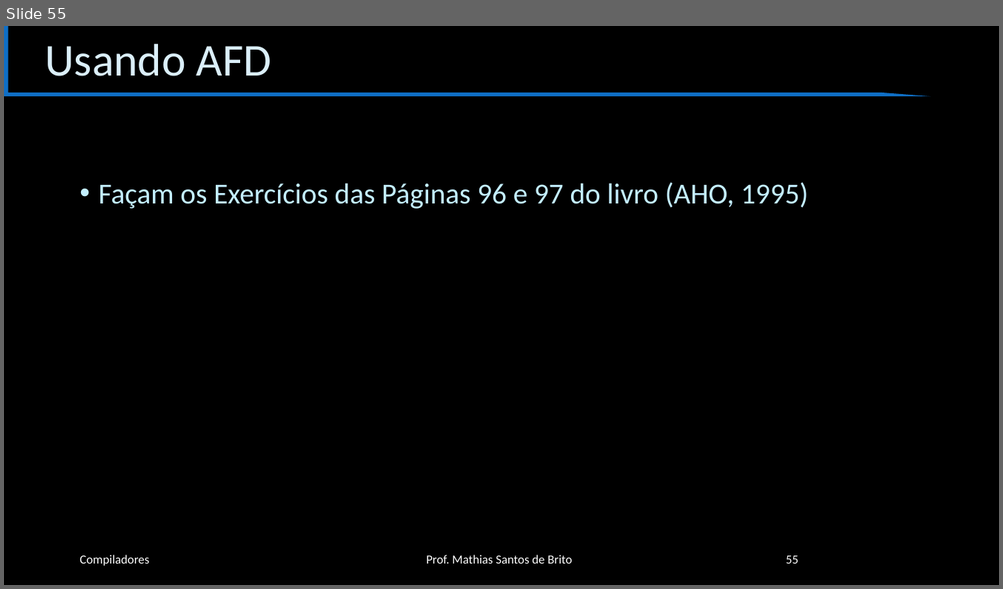
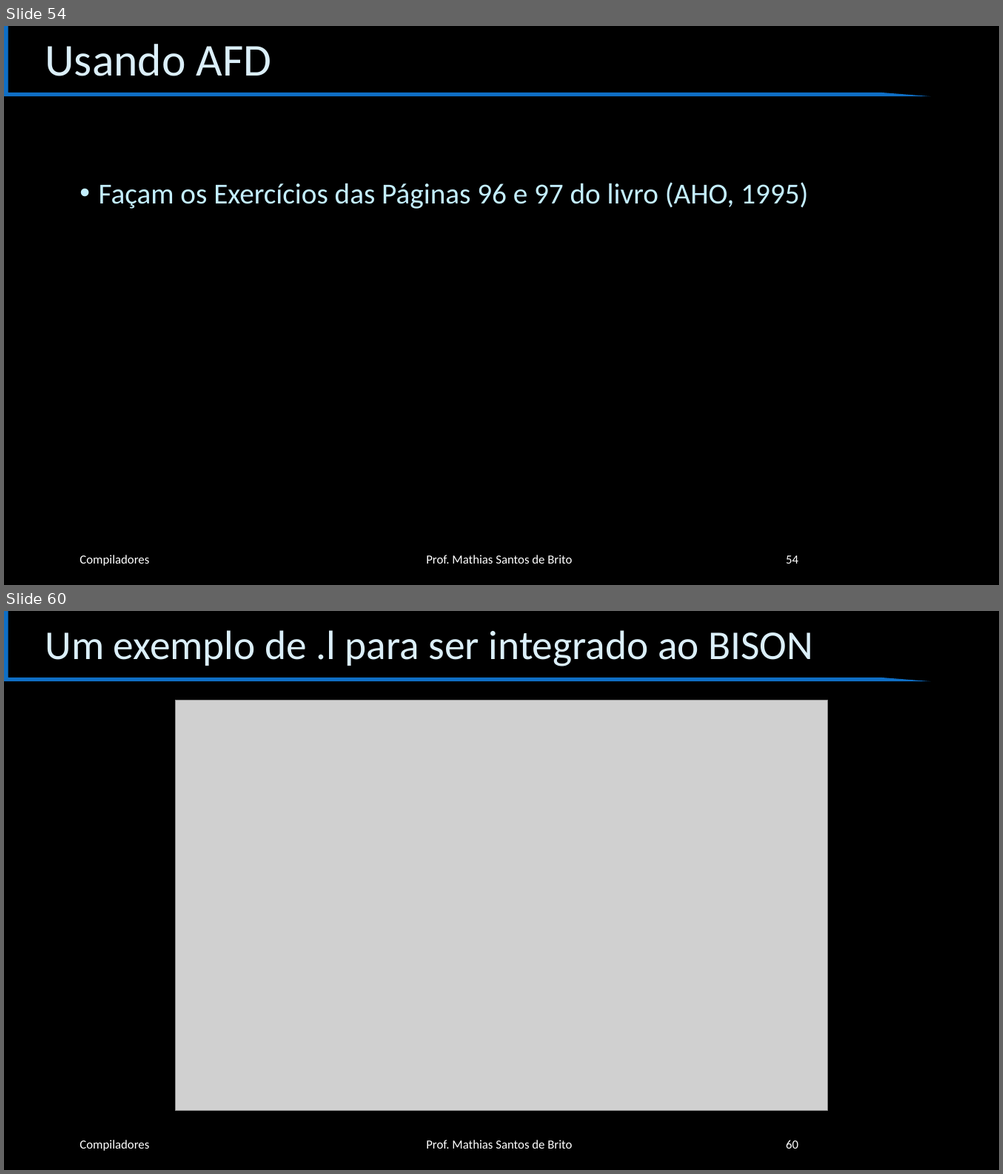
Before and after one commit to cet058-Org/2019.1, a slide deck: slides.pptx. Shown one above the other, each under a label of ours: slide 55 before the commit, slides 54 and 60 after it; the slides between them are not shown. The pictures are 1003x589 and 1003x1174 pixels, drawn with LibreOffice and Linux fonts; fonts in the diff are those of the drawing; grey boxes stand for pictures; background and template pictures are left out. Boxes give left, top, right and bottom in pixels: in the first picture for what was removed or moved away, otherwise in the second. Text is boxed around its words. In the diff, an @@ line names an element or a change of style, - is before the commit and + after.

```diff
--- a/slides.pptx
+++ b/slides.pptx
@@ slide 60 added at box(4, 611, 999, 1170), background #000000; not listed: 1 template element that a slide beside it also shows @@
@@ title added at box(45, 630, 813, 667), 39.6 pt, text #DBEFF9 @@
+Um exemplo de .l para ser integrado ao BISON
@@ picture added at box(176, 700, 828, 1111) @@
@@ text added at box(79, 1140, 149, 1151), 12 pt, text #FFFFFF @@
+Compiladores
@@ text added at box(426, 1140, 572, 1149), 12 pt, text #FFFFFF @@
+Prof. Mathias Santos de Brito
@@ page number added at box(785, 1140, 798, 1149), 12 pt, text #FFFFFF @@
+60
@@ what was slide 55 is now slide 54 @@
@@ page number at box(785, 556, 798, 564): text changed @@
-55
+54
```
Also in this commit, not shown: 2 slides changed, 7 other slides added.
